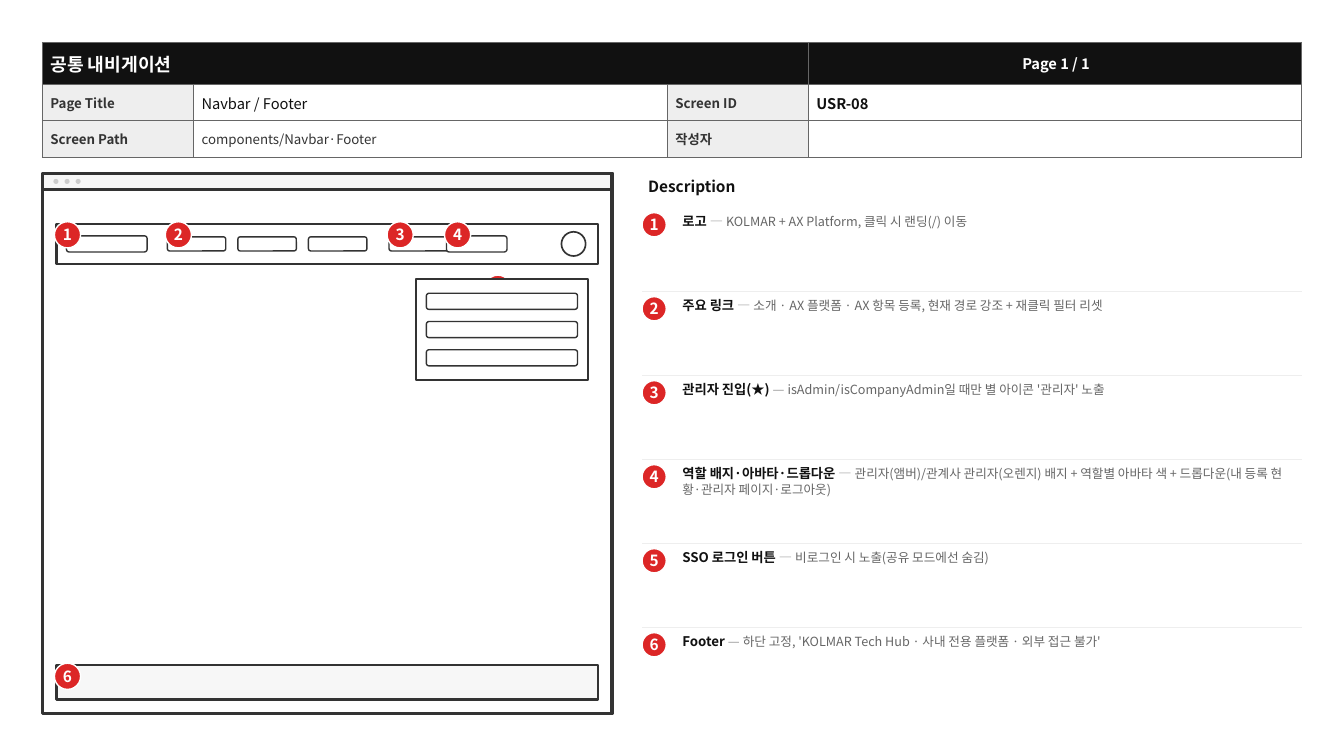
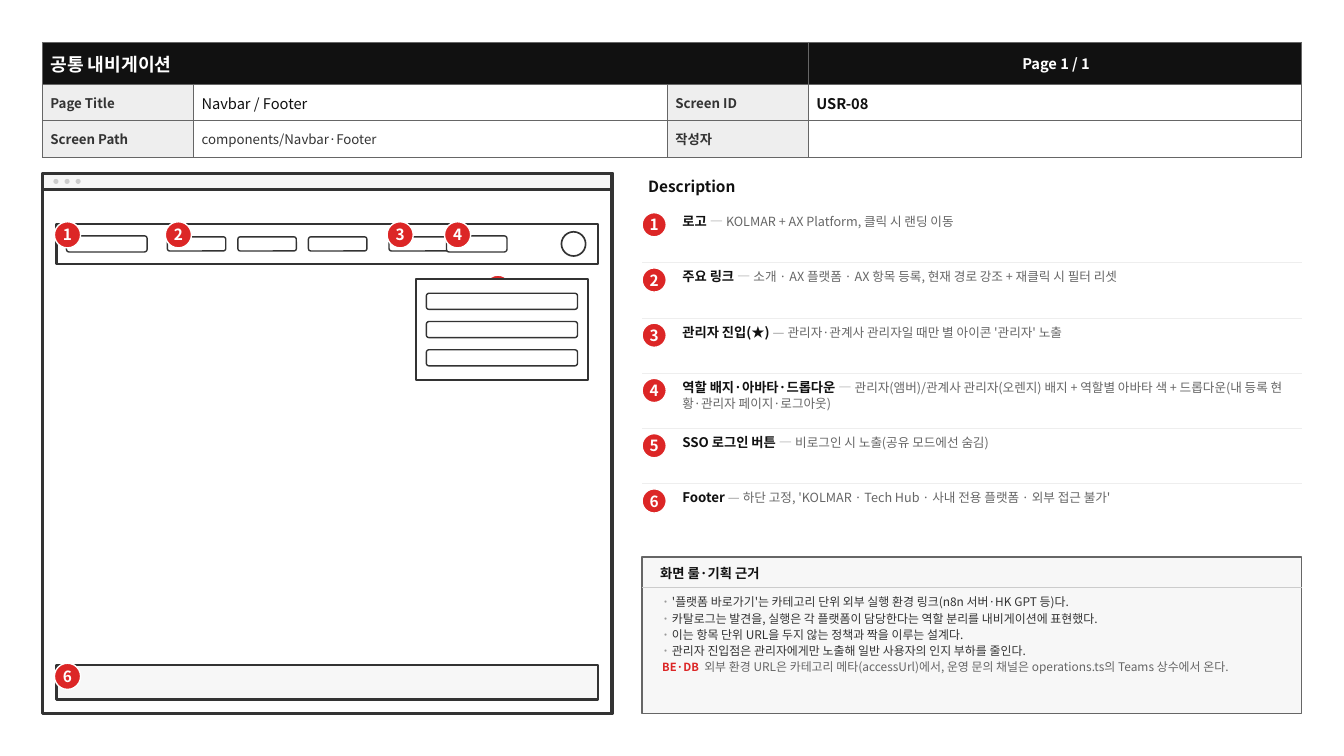
Before and after one commit to BaeNerd/Workspace, a slide deck: slide 23 of axplatform/docs/screen-specs/user-screens.pptx. Drawn at 1344x756 pixels with LibreOffice and Linux fonts; fonts in the diff are those of the drawing. Boxes give left, top, right and bottom in pixels: in the first picture for what was removed or moved away, otherwise in the second. Text is boxed around its words. In the diff, an @@ line names an element or a change of style, - is before the commit and + after.

```diff
--- a/axplatform/docs/screen-specs/user-screens.pptx
+++ b/axplatform/docs/screen-specs/user-screens.pptx
@@ text at <box>682,215,953,228</box>: text changed @@
-로고 — KOLMAR + AX Platform, 클릭 시 랜딩(/) 이동
+로고 — KOLMAR + AX Platform, 클릭 시 랜딩 이동
@@ ellipse "2": place and size @@
-ellipse "2" at <box>642,296,666,321</box>
+ellipse "2" at <box>642,268,666,292</box>
@@ line moved from (642, 291) - (1302, 291) to (642, 263) - (1302, 263) @@
@@ text at <box>682,270,1117,283</box>: text changed @@
-주요 링크 — 소개 · AX 플랫폼 · AX 항목 등록, 현재 경로 강조 + 재클릭 필터 리셋
+주요 링크 — 소개 · AX 플랫폼 · AX 항목 등록, 현재 경로 강조 + 재클릭 시 필터 리셋
@@ ellipse "3": place and size @@
-ellipse "3" at <box>642,381,666,405</box>
+ellipse "3" at <box>642,324,666,348</box>
@@ line moved from (642, 376) - (1302, 376) to (642, 319) - (1302, 319) @@
@@ text at <box>682,326,1062,340</box>: text changed @@
-관리자 진입(★) — isAdmin/isCompanyAdmin일 때만 별 아이콘 '관리자' 노출
+관리자 진입(★) — 관리자·관계사 관리자일 때만 별 아이콘 '관리자' 노출
@@ ellipse "4": place and size @@
-ellipse "4" at <box>642,465,666,489</box>
+ellipse "4" at <box>642,378,666,402</box>
@@ line moved from (642, 460) - (1302, 460) to (642, 373) - (1302, 373) @@
@@ text "역할 배지·아바타·드롭다운 — 관리자(앰버)/관계사 관리자(오렌지) ...": place and size @@
-text "역할 배지·아바타·드롭다운 — 관리자(앰버)/관계사 관리자(오렌지) ..." at <box>682,467,1283,496</box>
+text "역할 배지·아바타·드롭다운 — 관리자(앰버)/관계사 관리자(오렌지) ..." at <box>682,381,1283,410</box>
@@ ellipse "5": place and size @@
-ellipse "5" at <box>642,548,666,573</box>
+ellipse "5" at <box>642,434,666,458</box>
@@ line moved from (642, 543) - (1302, 543) to (642, 429) - (1302, 429) @@
@@ text "SSO 로그인 버튼 — 비로그인 ...": place and size @@
-text "SSO 로그인 버튼 — 비로그인 ..." at <box>682,551,989,565</box>
+text "SSO 로그인 버튼 — 비로그인 ..." at <box>682,436,989,450</box>
@@ ellipse "6": place and size @@
-ellipse "6" at <box>642,633,666,657</box>
+ellipse "6" at <box>642,489,666,513</box>
@@ line moved from (642, 628) - (1302, 628) to (642, 484) - (1302, 484) @@
@@ text at <box>682,491,1111,504</box>: text changed @@
-Footer — 하단 고정, 'KOLMAR Tech Hub · 사내 전용 플랫폼 · 외부 접근 불가'
+Footer — 하단 고정, 'KOLMAR · Tech Hub · 사내 전용 플랫폼 · 외부 접근 불가'
@@ rectangle added at <box>642,558,1302,714</box>, fill #F7F7F7, outline #666666 1 pt @@
@@ text added at <box>660,566,759,580</box>, 9.5 pt, text #111111, bold @@
+화면 룰·기획 근거
@@ line added from (642, 588) to (1302, 588), #CCCCCC 1 pt @@
@@ text added at <box>662,596,1228,674</box>, 8.5 pt, text #333333 @@
+· '플랫폼 바로가기'는 카테고리 단위 외부 실행 환경 링크(n8n 서버·HK GPT 등)다.
+· 카탈로그는 발견을, 실행은 각 플랫폼이 담당한다는 역할 분리를 내비게이션에 표현했다.
+· 이는 항목 단위 URL을 두지 않는 정책과 짝을 이루는 설계다.
+· 관리자 진입점은 관리자에게만 노출해 일반 사용자의 인지 부하를 줄인다.
+BE·DB 외부 환경 URL은 카테고리 메타(accessUrl)에서, 운영 문의 채널은 operations.ts의 Teams 상수에서 온다.
```
Also in this commit, not shown: 22 other slides changed, 6 other files.
